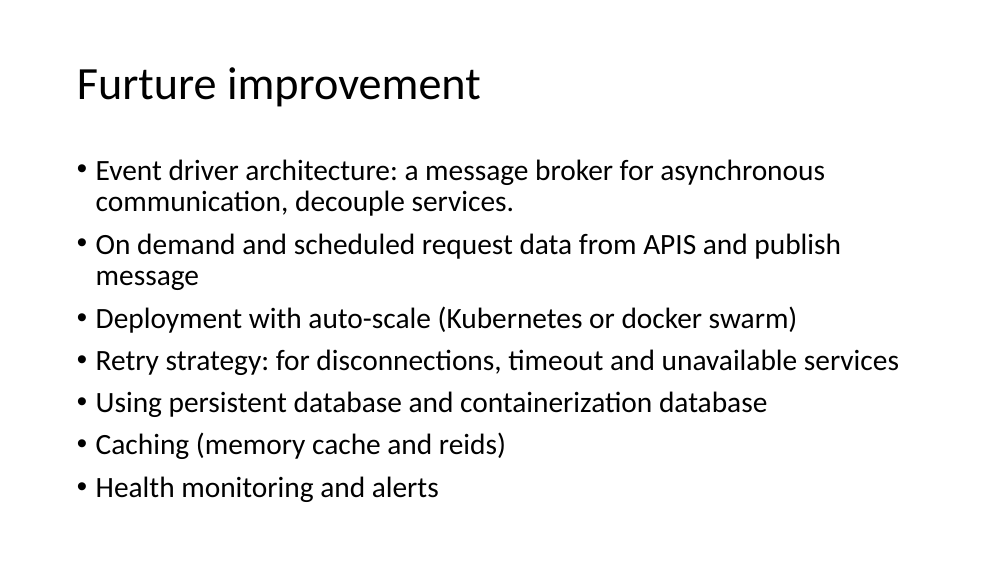
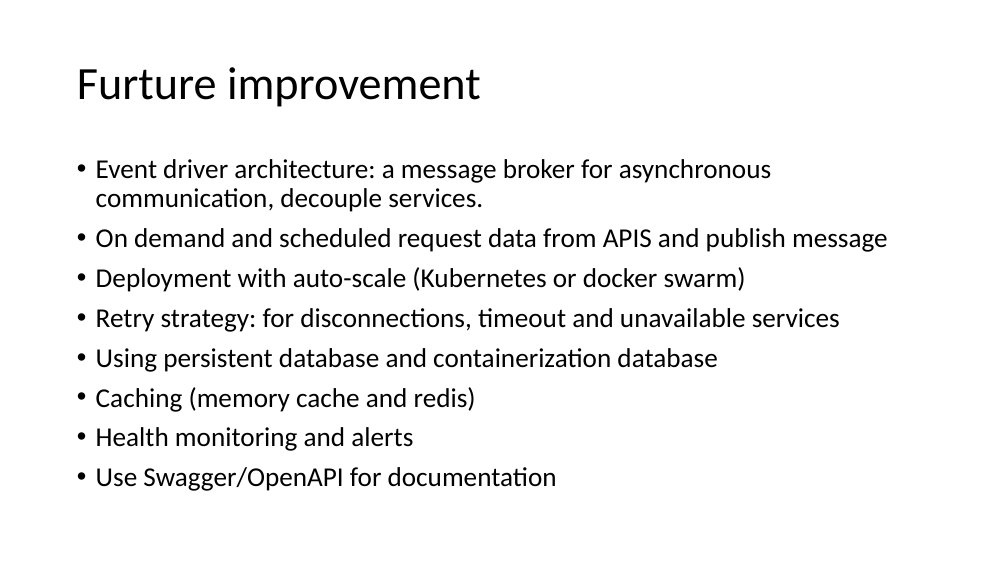
Before and after one commit to Lejuan60606/PlayGoodSolution, a slide deck: slide 16 of Presentation1.pptx (slide 3 before the commit). Drawn at 1008x567 pixels with LibreOffice and Linux fonts; fonts in the diff are those of the drawing. Boxes give left, top, right and bottom in pixels: in the first picture for what was removed or moved away, otherwise in the second. Text is boxed around its words. In the diff, an @@ line names an element or a change of style, - is before the commit and + after.

```diff
--- a/Presentation1.pptx
+++ b/Presentation1.pptx
@@ text at (x1=96, y1=159, x2=888, y2=451): size 28 to 25.9 pt in "Event driver architecture: a message broker for ...", "On demand and scheduled request data from ...", "Deployment with auto-scale (Kubernetes or docker swarm)", "Retry strategy: for disconnections, timeout and unavailable ..." and 2 more places @@
@@ text at (x1=96, y1=387, x2=476, y2=412): text changed; size 28 to 25.9 pt @@
-• Caching (memory cache and reids)
+• Caching (memory cache and redis)
@@ text at (x1=96, y1=467, x2=557, y2=491): paragraph added @@
+• Use Swagger/OpenAPI for documentation
```
Also in this commit, not shown: 2 other slides changed, 13 slides added.
